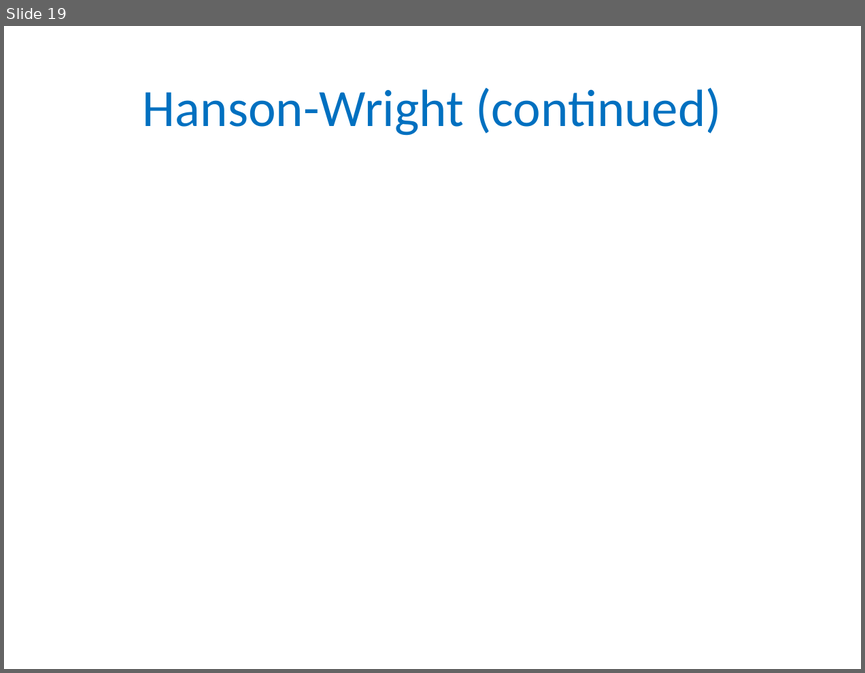
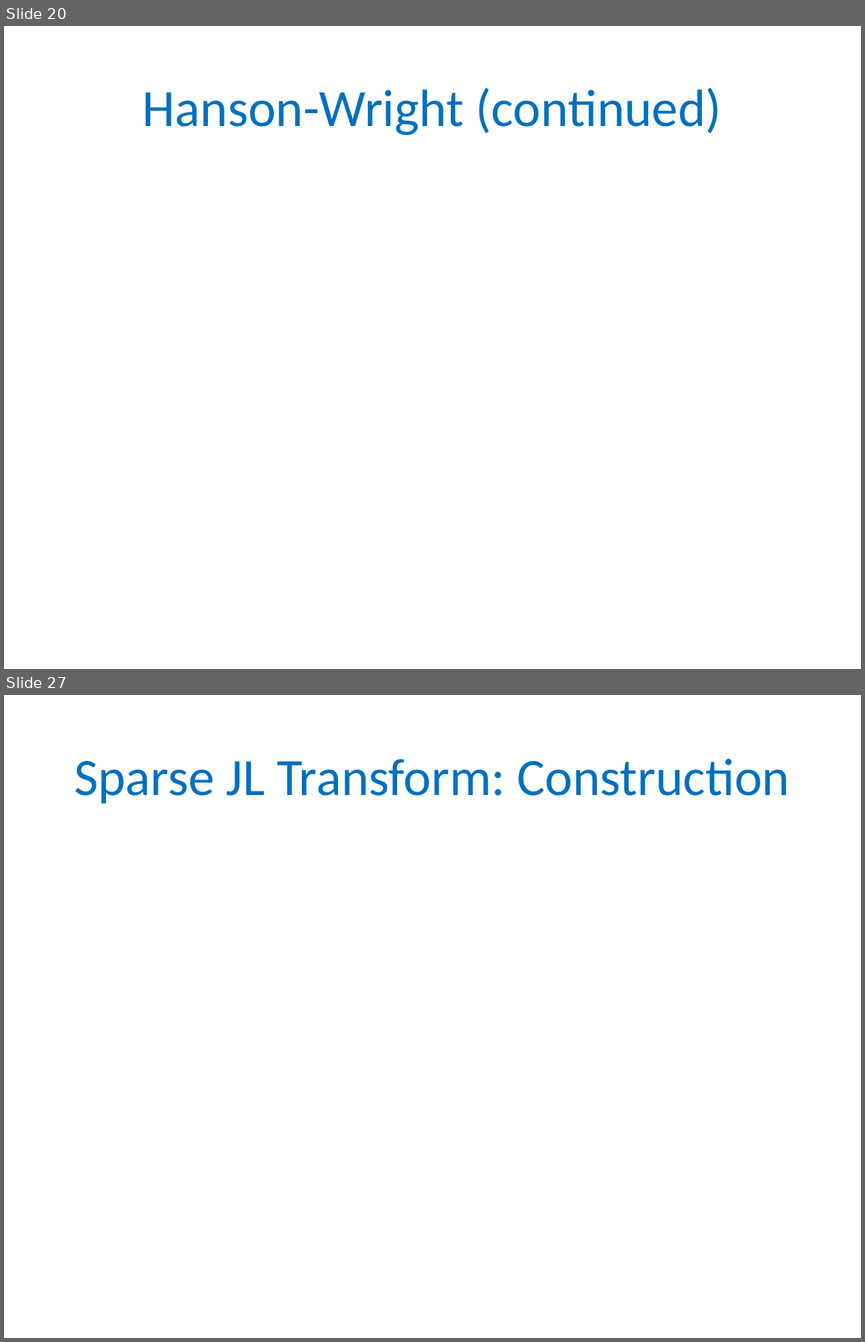
Before and after one commit to gyaroslavtsev/gyaroslavtsev.github.io, a slide deck: big-data/lecture05.pptx. Shown one above the other, each under a label of ours: slide 19 before the commit, slides 20 and 27 after it; the slides between them are not shown. The pictures are 865x673 and 865x1342 pixels, drawn with LibreOffice and Linux fonts; fonts in the diff are those of the drawing; grey boxes stand for pictures. Boxes give left, top, right and bottom in pixels: in the first picture for what was removed or moved away, otherwise in the second. Text is boxed around its words. In the diff, an @@ line names an element or a change of style, - is before the commit and + after.

```diff
--- a/big-data/lecture05.pptx
+++ b/big-data/lecture05.pptx
@@ slide 27 added at box(4, 695, 861, 1338), background #FFFFFF @@
@@ title added at box(74, 758, 790, 804), 44 pt, text #0070C0 @@
+Sparse JL Transform: Construction
@@ what was slide 19 is now slide 20 @@
```
Also in this commit, not shown: 12 other slides added, 3 other files.
